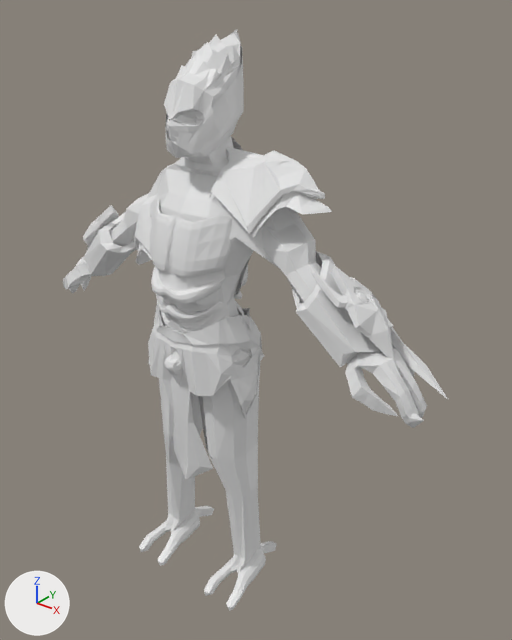
What one commit did to the Blender file Models/alien.blend.
Camera for both pictures: a 50 mm lens placed at (2.21, -2.41, 3.14), pointed at (0.14, 0.17, 1.53). Lighting does not change. The marker at lower left points along +X, +Y and +Z.

Objects in the first picture: 'Chest', 'L Blade', 'L Brace', 'L Glove', 'Plane', 'R Blade', 'R Brace', 'R Glove', 'Shoulders', 'body', 'innerHelmet'.
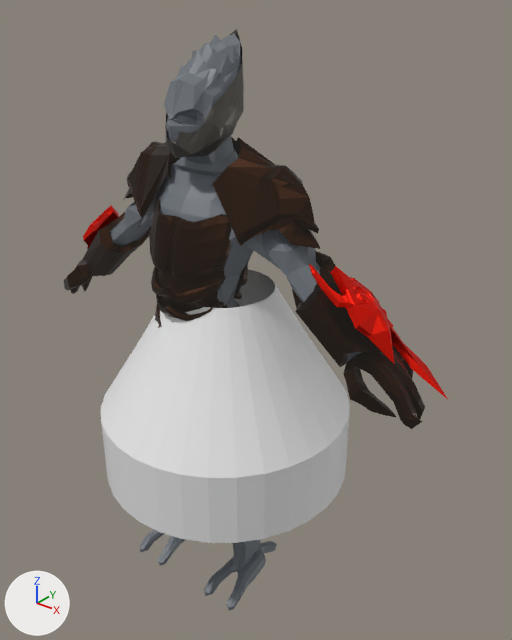
Commit message: alien materials

What differs and where, as boxes [x1, y1, x2, y2] in the pictures (512 x 640 px; the box of a moved part takes in the faces that stretch with it):
'Cylinder', added: after [101, 269, 350, 543]
'body', recoloured (white to grey): [73, 33, 404, 611] in both
'Plane', recoloured: [148, 303, 264, 480] in both
'Chest', recoloured: [149, 198, 233, 334] in both
'Shoulders', deleted: before [134, 147, 332, 265]
'LShoulders', added (brown): after [210, 137, 320, 249]
'L Glove', reshaped, moved, rescaled: before [345, 344, 427, 428]; after [343, 344, 425, 429]
'L Blade', recoloured (grey to red): [309, 264, 448, 399] in both
'L Brace', recoloured: [292, 251, 382, 367] in both
'innerHelmet', recoloured: [165, 29, 244, 158] in both
'RShoulders.001', added: after [123, 141, 180, 218]
'R Brace', recoloured: [83, 212, 151, 276] in both
'R Glove', reshaped, moved: before [63, 257, 91, 293]; after [64, 258, 93, 294]
'R Blade', recoloured (grey to red): [83, 205, 119, 250] in both
part 1 of me_plane_008, moved or reshaped: before [345, 352, 385, 404]; after [343, 353, 384, 405]
part 2 of me_plane_008, recoloured: before [364, 344, 427, 428]; after [361, 344, 425, 429]
part 3 of me_plane_017, built on: before [72, 263, 90, 283]; after [73, 264, 93, 284]
part 4 of me_plane_017, moved or reshaped: before [63, 277, 75, 290]; after [64, 277, 76, 290]
part 5 of me_plane_017, recoloured: before [63, 257, 91, 293]; after [64, 258, 92, 294]

Patch to the scene script:
```diff
--- a/Models/alien.blend.py
+++ b/Models/alien.blend.py
@@ me_cube_004 @@
 me_cube_004.from_pydata(...)  # 1586 vertices, 1515 faces, 26 loose edges; spans x -2.3..2.9, y -13.0..12.9, z -38.6..38.6
+me_cube_004.materials.append(mat_material_002)  # grey #6c7279
@@ me_plane_002 @@
 me_plane_002.from_pydata(...)  # 63 vertices, 58 faces; spans x 0.0..0.155, y -0.241..0.204, z 0.075..0.574
+me_plane_002.materials.append(mat_material_001)  # dark grey #6c6863
@@ me_plane_006 @@
 me_plane_006.from_pydata(...)  # 950 vertices, 909 faces; spans x -0.7..0.7, y -0.66..1.15, z -0.55..0.08
+me_plane_006.materials.append(mat_material)  # brown #2e190d
@@ me_plane_009 @@
 me_plane_009.from_pydata(...)  # 405 vertices, 368 faces, 1 loose edge; spans x -0.324..0.324, y -0.293..0.174, z 0.555..1.635
+me_plane_009.materials.append(mat_hips)  # brown #472614
@@ me_plane_005 @@
 me_plane_005.from_pydata(...)  # 378 vertices, 391 faces; spans x 0.618..1.234, y -0.09..0.278, z 1.497..2.033
+me_plane_005.materials.append(mat_blade)  # red #ff2618
@@ me_plane_008 @@
 # used by ob_l_glove; location = (0.0, 0.0, 0.0); scale = (0.318, 0.318, 0.318)
-me_plane_008.from_pydata(...)  # 184 vertices, 185 faces; spans x 2.594..3.738, y -0.569..0.694, z 4.329..5.318
+me_plane_008.from_pydata(...)  # 184 vertices, 190 faces; spans x 2.594..3.738, y -0.585..0.694, z 4.329..5.318
+# me_plane_008 part 1: 14 vertices moved from x 2.629..3.048, y -0.569..0.341, z 4.861..5.267 to x 2.621..3.051, y -0.585..0.312, z 4.863..5.275
+# me_plane_008 part 2: 185 faces spanning x 2.594..3.738, y -0.585..0.694, z 4.329..5.318 switch from no material to mat_material (brown #2e190d)
@@ me_plane_004 @@
 me_plane_004.from_pydata(...)  # 42 vertices, 30 faces; spans x -0.568..-0.262, y -0.144..0.138, z 0.046..0.478
+me_plane_004.materials.append(mat_material)  # brown #2e190d
@@ me_plane_016 @@
 me_plane_016.from_pydata(...)  # 378 vertices, 391 faces; spans x -1.234..-0.618, y -0.09..0.278, z 1.497..2.033
+me_plane_016.materials.append(mat_blade_001)  # red #ff2618
@@ me_plane_017 @@
 # used by ob_r_glove; location = (0.0, 0.0, 0.0); scale = (0.318, 0.318, 0.318)
 # verts and faces of me_plane_017; kept vertices keep their numbers, new ones are numbered from 184
-me_plane_017.from_pydata(...)  # 184 vertices, 185 faces; spans x -3.736..-2.592, y -0.569..0.694, z 4.33..5.319
+me_plane_017.from_pydata(...)  # 189 vertices, 190 faces; spans x -3.736..-2.592, y -0.569..0.694, z 4.33..5.319
+# me_plane_017 part 3
+# 2 vertices are removed from x -2.824..-2.8, y -0.072..0.052, z 5.159..5.164
+# 6 faces are deleted
+# 3 vertices in x -2.876..-2.779, y 0.475..0.517, z 5.035..5.059 move by (-0.001, 0.0, -0.001)
+# 22 vertices move from x -3.163..-2.627, y -0.265..0.555, z 4.994..5.245 to x -3.169..-2.629, y -0.265..0.559, z 4.992..5.242
+# 7 vertices are added at x -2.797..-2.637, y -0.232..0.007, z 5.07..5.1
+# 11 new faces join them
+# me_plane_017 part 4
+verts[176] = (-3.084, -0.486, 4.771)  # moved, pixel (68, 289)
+verts[180] = (-3.143, -0.477, 4.962)  # moved, pixel (65, 278)
+# me_plane_017 part 5: 179 faces spanning x -3.736..-2.592, y -0.569..0.694, z 4.33..5.319 switch from no material to mat_material (brown #2e190d)
@@ me_plane_018 @@
 me_plane_018.from_pydata(...)  # 42 vertices, 30 faces; spans x 0.262..0.568, y -0.144..0.138, z 0.046..0.478
+me_plane_018.materials.append(mat_material)  # brown #2e190d
@@ ob_shoulders @@
-ob_shoulders = bpy.data.objects.new('Shoulders', me_plane_003)
@@ ob_l_glove @@
 ob_l_glove = bpy.data.objects.new('L Glove', me_plane_008)
-ob_l_glove.location = (0.0, 0.0, 0.0)
-ob_l_glove.scale = (0.318, 0.318, 0.318)
+ob_l_glove.location = (-0.004, -0.001, -0.004)
+ob_l_glove.scale = (0.317, 0.317, 0.317)
@@ ob_r_glove @@
 ob_r_glove = bpy.data.objects.new('R Glove', me_plane_017)
-ob_r_glove.location = (0.0, 0.0, 0.0)
+ob_r_glove.location = (0.007, -0.001, -0.004)
 ob_r_glove.scale = (0.318, 0.318, 0.318)
@@ ob_cylinder @@
+ob_cylinder = bpy.data.objects.new('Cylinder', me_cylinder)  # 128 vertices, 96 faces; spans x -0.607..0.715, y -0.639..0.683, z 0.463..1.51
+ob_cylinder.location = (0.0, 0.0, 0.24)
@@ ob_rshoulders_001 @@
+ob_rshoulders_001 = bpy.data.objects.new('RShoulders.001', me_plane_010)  # 136 vertices, 114 faces; spans x -0.62..-0.12, y -0.185..0.218, z -0.361..0.065; in mat_material (brown #2e190d)
+ob_rshoulders_001.location = (0.0, 0.02, 2.429)
@@ ob_lshoulders @@
+ob_lshoulders = bpy.data.objects.new('LShoulders', me_plane_003_1)  # 136 vertices, 114 faces; spans x 0.12..0.62, y -0.185..0.218, z -0.361..0.065; in mat_material (brown #2e190d)
+ob_lshoulders.location = (0.0, 0.02, 2.429)
```
